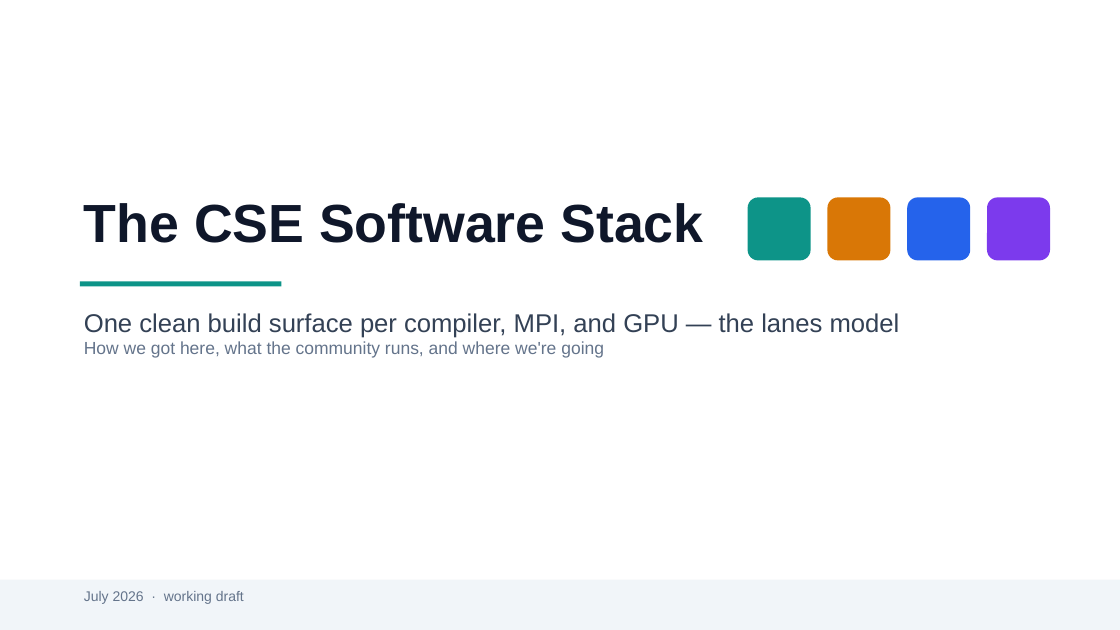
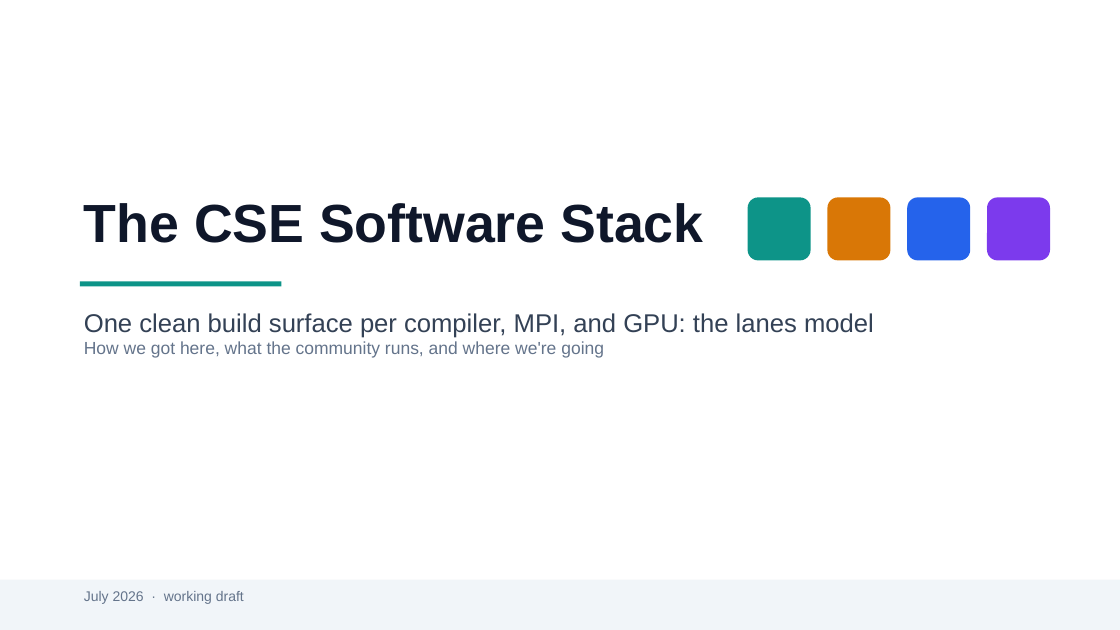
Before and after one commit to ray12514/stack-planning, a slide deck: slide 1 of presentations/cse_lanes_model.pptx. Drawn at 1120x630 pixels with LibreOffice and Linux fonts; fonts in the diff are those of the drawing. Boxes give left, top, right and bottom in pixels: in the first picture for what was removed or moved away, otherwise in the second. Text is boxed around its words. In the diff, an @@ line names an element or a change of style, - is before the commit and + after.

```diff
--- a/presentations/cse_lanes_model.pptx
+++ b/presentations/cse_lanes_model.pptx
@@ text at [84,313,874,338]: text changed @@
-One clean build surface per compiler, MPI, and GPU — the lanes model
+One clean build surface per compiler, MPI, and GPU: the lanes model
```
Also in this commit, not shown: 10 other slides changed, 1 other file.
